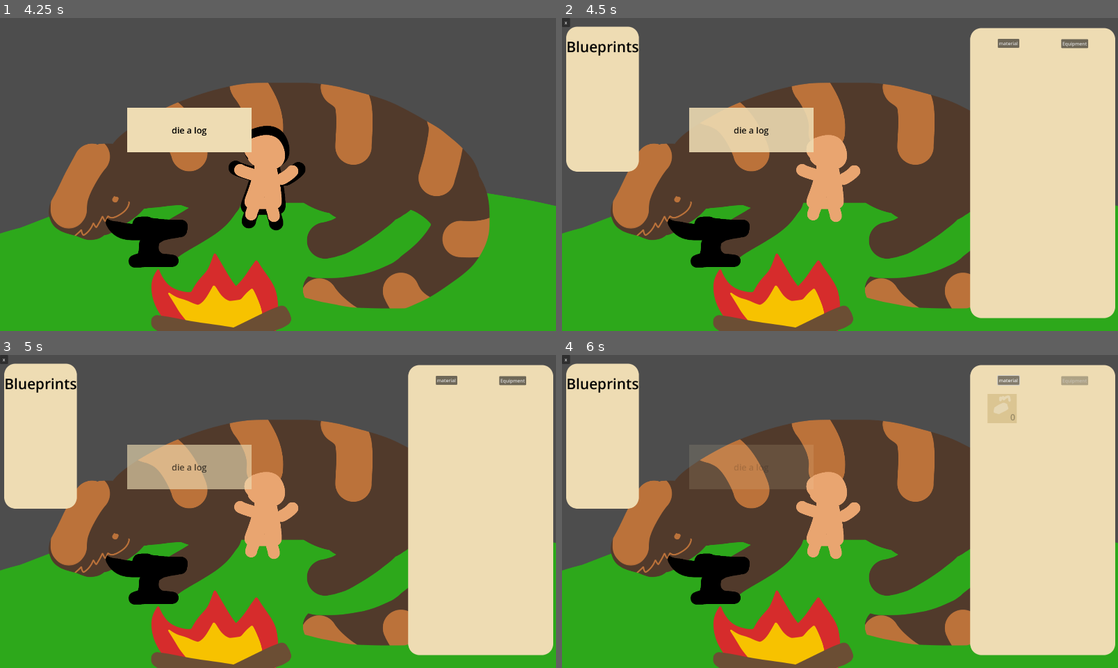
Above: before the commit, frames 1-4 (two rows, left to right).
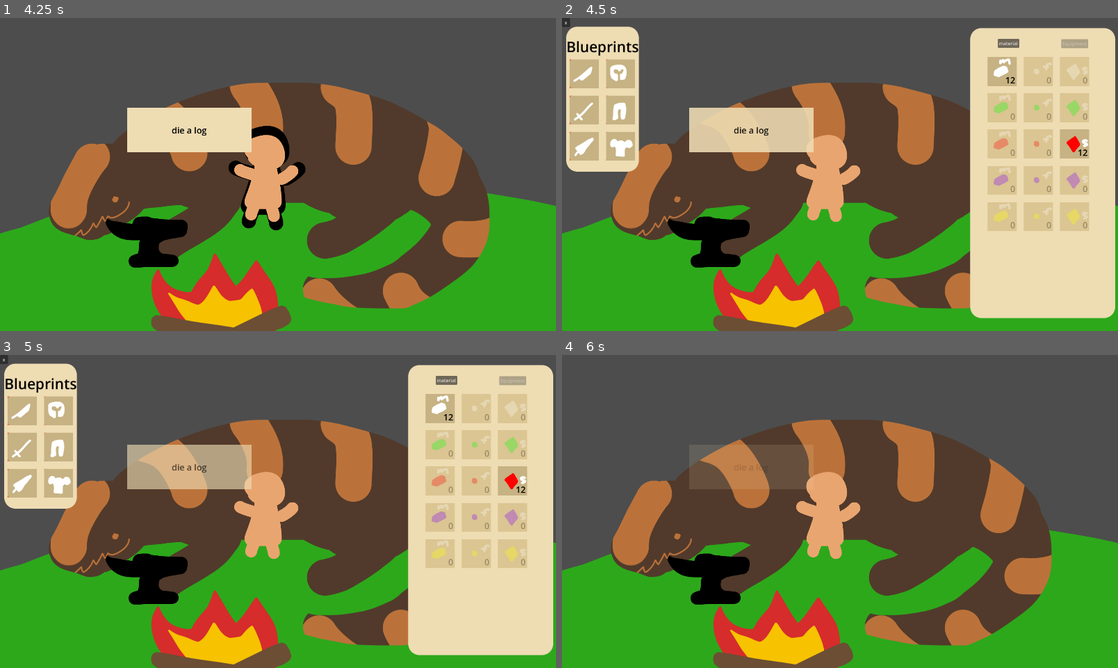
Above: after the commit, the same moments.

Repository: OrusLiOx/To-Slay-A-Dragon
Game: Godot game, scene res://Scenes/Screens/main.tscn
The game is run twice, just before and just after one commit, with the same random seed, the same clock (stepped at 60 frames per second) and the same inputs. The engine's default icon, where the game draws it, is replaced by a stand-in: a white triangle on a blue panel in a dark square.
Inputs (mouse positions are in pixels of both pictures, inside the frame that each line leads up to):
- Up to frame 1 (4.25 s): click "I know she's not little anymo…" at 0.5 s; click "special!" at 1.25 s; click "lizor!" at 2 s; click "die a log" at 2.75 s; click "No! You can not take her scal…" at 3.5 s
- Up to frame 2 (4.5 s): click (706, 243) at 4.25 s
- Up to frame 3 (5 s): no input
- Up to frame 4 (6 s): click "x" at 5 s; click (1006, 380) at 5.75 s, where only the run before the commit has a clickable "material"

Frame 1 is identical in both runs. In frame 2, 9.7% of the frame differs, in the area x 1-95%, y 6-68%; in frame 3, 9.7%; in frame 4, 30%, in the area x 0-100%, y 0-96%.
Error before the commit: Parse Error: Expected an expression after "=". (res://Scenes/Scripts/forge_menu.gd:13)

Commit message:
can now add/remove stuff from a active blueprint

Diff:
--- a/Godot/Globals/Part.gd
+++ b/Godot/Globals/Part.gd
@@ -3,10 +3,10 @@
 var type : String
 var rarity : int
 
-func _init(arg1 = "" , arg2 : int = -1):
-	if arg1 == "":
+func _init(arg1 = "none" , arg2 : int = -100):
+	if arg1 == "none":
 		set_vals("m",0)
-	elif arg2 == -1:
+	elif arg2 == -100:
 		set_vals(arg1.type, arg1.rarity)
 	else:
 		set_vals(arg1,arg2)
@@ -26,17 +26,23 @@
 			return base*1.25
 
 func get_color():
+	match(rarity):
+		0: return Color(1,1,1)
+		1: return Color(0,1,0)
+		2: return Color(1,0,0)
+		3: return Color(.5,0,1)
+		4: return Color(1,1,0)
 	match(type):
 		"m":
 			match(rarity):
 				0:
 					return Color(1,1,1)
 				1:
+					return Color(0,1,0)
+				2:
 					return Color(1,0,0)
-				2:
-					return Color(0,1,0)
 				3:
-					return Color(0,0,1)
+					return Color(0,1,1)
 		"f":
 			match(rarity):
 				0:
@@ -57,7 +63,7 @@
 					return Color(0,1,0)
 				3:
 					return Color(0,0,1)
-	return Color(.5,.5,.5);
+	return Color(1,1,0);
 
 func get_name():
 	match(type):
--- a/Godot/Globals/Storage.gd
+++ b/Godot/Globals/Storage.gd
@@ -21,7 +21,8 @@
 		for i in range(0,5):
 			parts[key].push_back(0)
 
-
+	parts["m"][0] = 12
+	parts["s"][2] = 12
 	equipment.push_back(Equipment.new("dagger", [Part.new("m",0), Part.new("f",3)]))
 	equipment.push_back(Equipment.new("dagger", [Part.new("m",2), Part.new("f",2)]))
 
--- a/Godot/Scenes/Scripts/PartSprite.gd
+++ b/Godot/Scenes/Scripts/PartSprite.gd
@@ -9,7 +9,8 @@
 			f = 3
 		"s":
 			f = 6
-	if part.rarity == -1:
+
+	if part.rarity < 0:
 		self.frame = f+2
 		$Shine.frame = f+2
 	else:
--- a/Godot/Scenes/Scripts/equipment_storage.gd
+++ b/Godot/Scenes/Scripts/equipment_storage.gd
@@ -24,6 +24,10 @@
 	load_page(0)
 	load_current()
 	pass # Replace with function body.
+
+func update():
+	load_page(page)
+	load_current()
 
 func load_current():
 	var attack = 0
--- a/Godot/Scenes/Scripts/forge_menu.gd
+++ b/Godot/Scenes/Scripts/forge_menu.gd
@@ -4,43 +4,20 @@
 
 var storage
 var activeBlueprint : String
-var selectedParts:Dictionary
+var selectedParts:Array
 
 signal exit()
 
 # Called when the node enters the scene tree for the first time.
 func _ready():
-	selectedParts =
-	{
-		"m":
-		"f":
-		"s":
-	}
+	selectedParts = [[],[]]
 	activeBlueprint =""
 	storage = $Storage
 	generate_blueprint_base()
 	load_blueprint_selection()
 	pass # Replace with function body.
 
-func generate_blueprint_base():
-	var parent = $ActiveBlueprint/Buttons
-
-	for x in range(0,3):
-		var child = partButScene.instantiate()
-		parent.add_child(child)
-		child.make_part("m",-1)
-		child.position = Vector2(x*125,0)
-		child.disabled = true
-
-	for x in range(0,3):
-		var child = partButScene.instantiate()
-		parent.add_child(child)
-		child.make_part("s",-1)
-		child.position = Vector2(x*125,125)
-		child.disabled = true
-
-	pass
-
+# blueprint stuff
 func load_blueprint_selection():
 	var parent = $BlueprintSelect/Buttons
 	var x = 0
@@ -59,30 +36,130 @@
 		child.button_down.connect(load_blueprint.bind(type))
 	pass
 
+func generate_blueprint_base():
+	var parent = $ActiveBlueprint/Buttons
+
+	for x in range(0,3):
+		var child = partButScene.instantiate()
+		parent.add_child(child)
+		child.make_part("",-2)
+		child.position = Vector2(x*125,0)
+		child.disabled = true
+		selectedParts[0].push_back(child)
+		child.get_child(1).visible = false
+
+		child.button_down.connect(return_material.bind(child))
+
+	for x in range(0,3):
+		var child = partButScene.instantiate()
+		parent.add_child(child)
+		child.make_part("",-2)
+		child.position = Vector2(x*125,125)
+		child.disabled = true
+		selectedParts[1].push_back(child)
+		child.get_child(1).visible = false
+
+		child.button_down.connect(return_material.bind(child))
+
+	pass
+
 func load_blueprint(type):
 	activeBlueprint = type
-	if type =="":
-		$ActiveBlueprint.visible = false
-		return
 	$ActiveBlueprint.visible = true
-	#match(type):
-		#"dagger": $Sprite.frame = 3
-		#"sword": $Sprite.frame = 4
-		#"greatsword": $Sprite.frame = 5
-		#"light armor": $Sprite.frame = 6
-		#"med armor": $Sprite.frame = 7
-		#"heavy armor": $Sprite.frame = 8
+
+	match(type):
+		"dagger":
+			set_blueprint_slot(0,0,"m")
+			set_blueprint_slot(0,1,"")
+			set_blueprint_slot(0,2,"")
+
+			set_blueprint_slot(1,0,"f")
+			set_blueprint_slot(1,1,"")
+			set_blueprint_slot(1,2,"")
+		"sword":
+			set_blueprint_slot(0,0,"m")
+			set_blueprint_slot(0,1,"m")
+			set_blueprint_slot(0,2,"")
+
+			set_blueprint_slot(1,0,"f")
+			set_blueprint_slot(1,1,"")
+			set_blueprint_slot(1,2,"")
+		"greatsword":
+			set_blueprint_slot(0,0,"m")
+			set_blueprint_slot(0,1,"m")
+			set_blueprint_slot(0,2,"m")
+
+			set_blueprint_slot(1,0,"f")
+			set_blueprint_slot(1,1,"")
+			set_blueprint_slot(1,2,"")
+		"light armor":
+			set_blueprint_slot(0,0,"s")
+			set_blueprint_slot(0,1,"")
+			set_blueprint_slot(0,2,"")
+
+			set_blueprint_slot(1,0,"m")
+			set_blueprint_slot(1,1,"")
+			set_blueprint_slot(1,2,"")
+		"med armor":
+			set_blueprint_slot(0,0,"s")
+			set_blueprint_slot(0,1,"s")
+			set_blueprint_slot(0,2,"")
+
+			set_blueprint_slot(1,0,"m")
+			set_blueprint_slot(1,1,"f")
+			set_blueprint_slot(1,2,"")
+		"heavy armor":
+			set_blueprint_slot(0,0,"s")
+			set_blueprint_slot(0,1,"s")
+			set_blueprint_slot(0,2,"s")
+
+			set_blueprint_slot(1,0,"m")
+			set_blueprint_slot(1,1,"m")
+			set_blueprint_slot(1,2,"f")
+		_:
+			$ActiveBlueprint.visible = false
+	storage.update()
 	pass
 
+func set_blueprint_slot(r, c, t):
+	if t =="":
+		if selectedParts[r][c].part.rarity >= 0:
+			Storage.add_part(selectedParts[r][c].part,1)
+		selectedParts[r][c].set_part(Part.new(t,-2))
+	elif selectedParts[r][c].part.type != t:
+		if selectedParts[r][c].part.rarity >= 0:
+			Storage.add_part(selectedParts[r][c].part,1)
+		selectedParts[r][c].set_part(Part.new(t,-1))
+
+#open/close
 func open():
 	load_blueprint("")
 	storage.set_tab(0)
 	pass
 
 func _on_exit_button_down():
+	for r in range(0,2):
+		for c in range(0,3):
+			set_blueprint_slot(r,c,"")
+
 	emit_signal("exit")
 	pass # Replace with function body.
 
+# add/remove materials
+func _on_storage_use(part):
+	for arr in selectedParts:
+		for partBut in arr:
+			if part.type == partBut.part.type and partBut.part.rarity == -1:
+				Storage.add_part(part, -1)
+				partBut.set_part(part)
+				partBut.disabled = false
+				storage.update()
+				return true
 
-func _on_storage_use(part):
 	pass # Replace with function body.
+
+func return_material(partBut):
+	Storage.add_part(partBut.part, 1)
+	partBut.set_part(Part.new(partBut.part.type,-1))
+	partBut.disabled = true
+	storage.update()
--- a/Godot/Scenes/Scripts/material_storage.gd
+++ b/Godot/Scenes/Scripts/material_storage.gd
@@ -20,7 +20,7 @@
 			child.mouse_entered.connect(set_item_display.bind(true,child.part))
 			child.mouse_exited.connect(set_item_display.bind(false,child.part))
 
-			child.button_pressed.connect(emit_signal("use", child.part))
+			child.button_down.connect(emit_signal.bind("use", child.part))
 		x +=125
 	pass # Replace with function body.
 
--- a/Godot/Scenes/Scripts/part_button.gd
+++ b/Godot/Scenes/Scripts/part_button.gd
@@ -5,14 +5,16 @@
 signal use(part:Part)
 
 func make_part(type, rarity):
-	part = Part.new()
-	part.type = type
-	part.rarity = rarity
-	$PartSprite.set_part(part)
+	set_part(Part.new(type,rarity))
 
 func set_part(p):
 	part = p
-	$PartSprite.set_part(part)
+	if p.rarity == -2:
+		disabled = true
+		visible = false
+	else:
+		visible = true
+		$PartSprite.set_part(part)
 
 func update():
 	var amount = Storage.parts[part.type][part.rarity]
@@ -28,7 +30,6 @@
 		$Quantity.modulate.a = 1
 
 func _on_button_down():
-	Storage.add_part(part, -1)
 	emit_signal("use",part)
 	update()
 	pass # Replace with function body.
--- a/Godot/Scenes/Scripts/storage.gd
+++ b/Godot/Scenes/Scripts/storage.gd
@@ -10,6 +10,10 @@
 	tabs.push_back($Material)
 	tabs.push_back($Equipment)
 	pass # Replace with function body.
+
+func update():
+	tabs[0].update()
+	tabs[1].update()
 
 func set_tab(tab):
 	tabs[tab].visible = true
